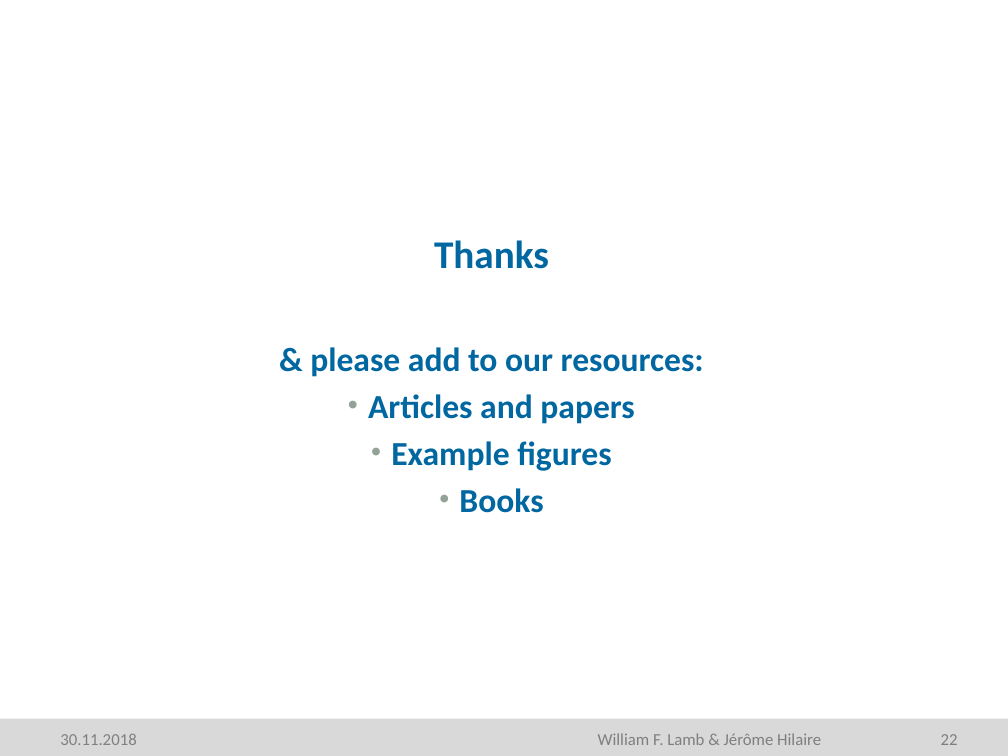
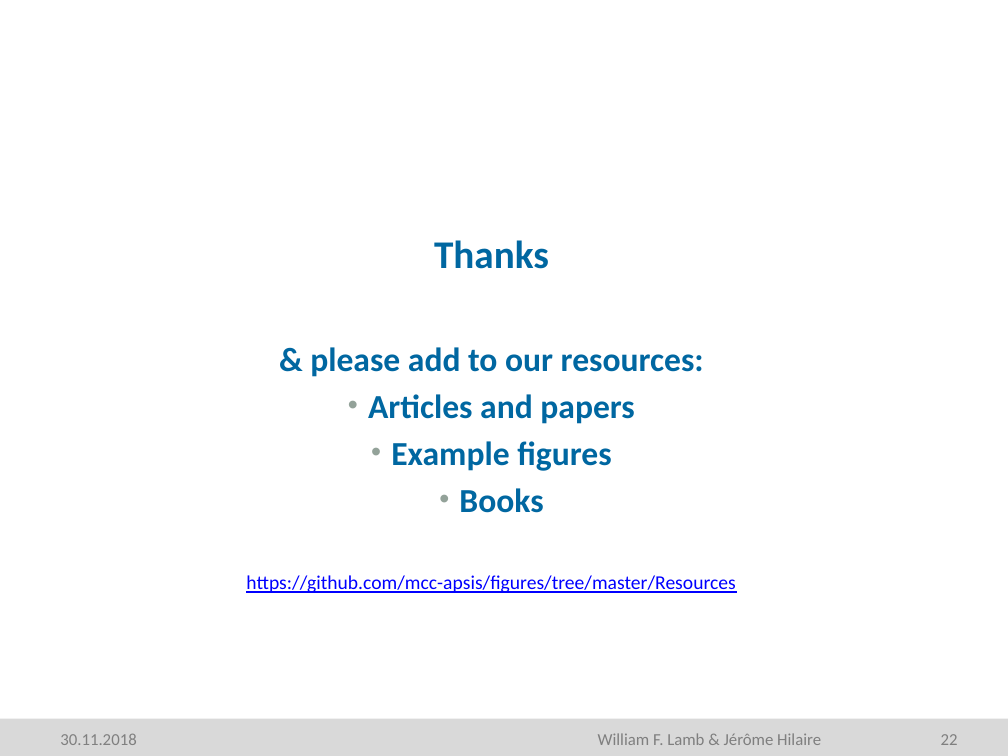
Before and after one commit to mcc-apsis/figures, a slide deck: slide 22 of Resources/Seminar part 2 - workflow and inkscape.pptm. Drawn at 1008x756 pixels with LibreOffice and Linux fonts; fonts in the diff are those of the drawing; background and template pictures are left out. Boxes give left, top, right and bottom in pixels: in the first picture for what was removed or moved away, otherwise in the second. Text is boxed around its words. In the diff, an @@ line names an element or a change of style, - is before the commit and + after.

```diff
--- a/Resources/Seminar part 2 - workflow and inkscape.pptm
+++ b/Resources/Seminar part 2 - workflow and inkscape.pptm
@@ text at (246, 575, 735, 593): paragraph added @@
+https://github.com/mcc-apsis/figures/tree/master/Resources
```
Also in this commit, not shown: 2 other slides changed, 1 other file.
